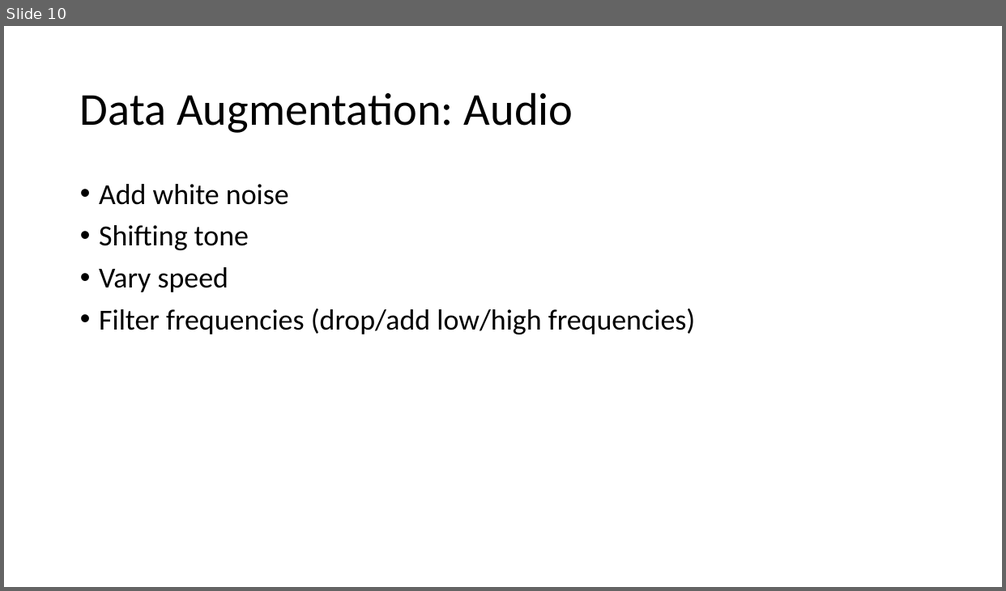
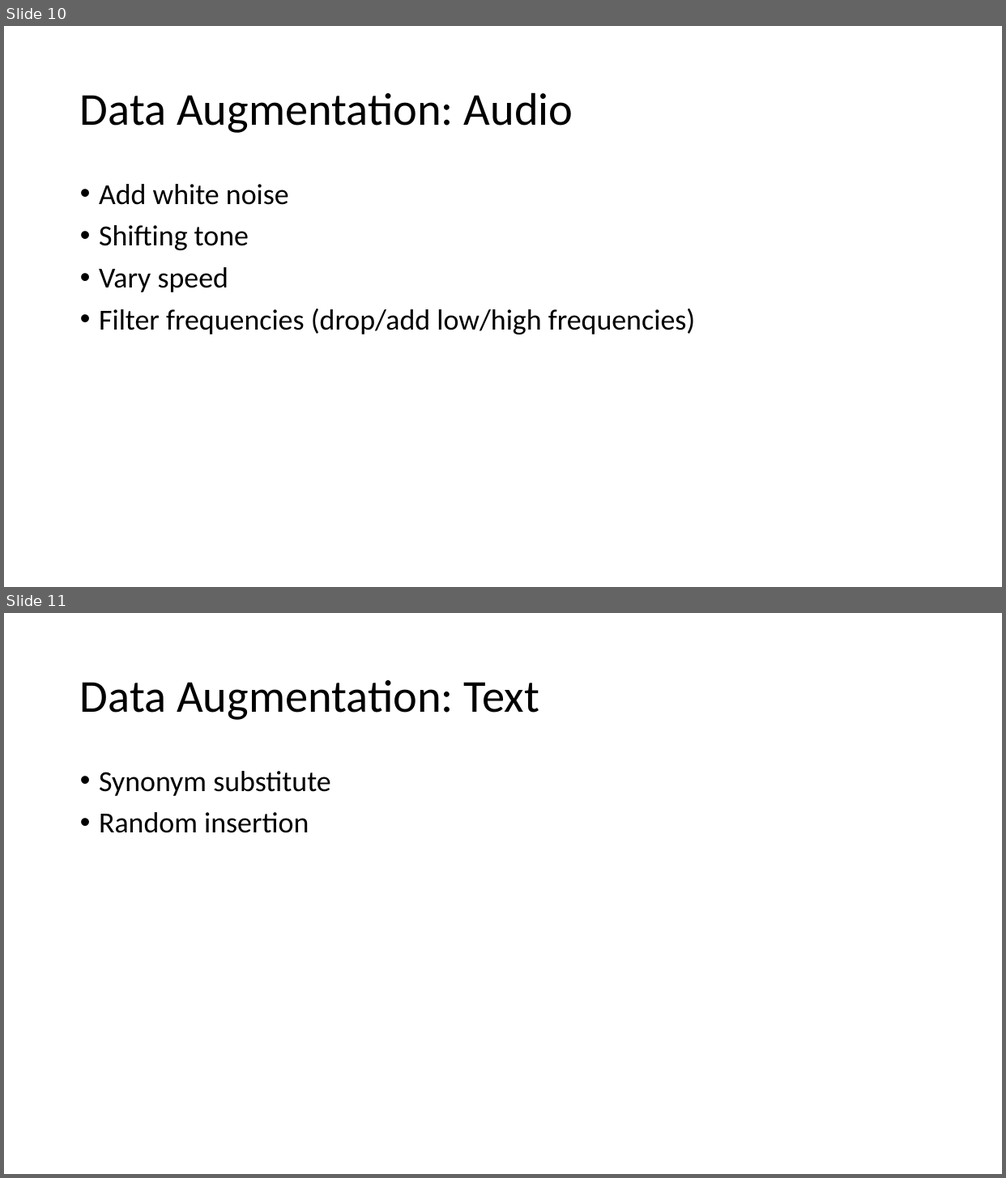
Before and after one commit to MICS-Lab/DeepLearningCourse, a slide deck: Slides_6.pptx. Shown one above the other, each under a label of ours: slide 10 before the commit, slides 10 and 11 after it. The pictures are 1006x591 and 1006x1178 pixels, drawn with LibreOffice and Linux fonts; fonts in the diff are those of the drawing. Boxes give left, top, right and bottom in pixels: in the first picture for what was removed or moved away, otherwise in the second. Text is boxed around its words. In the diff, an @@ line names an element or a change of style, - is before the commit and + after.

Commit message:
added text data augmentation

```diff
--- a/Slides_6.pptx
+++ b/Slides_6.pptx
@@ slide 11 added at <box>4,613,1002,1174</box>, background #FFFFFF @@
@@ title added at <box>80,680,539,720</box>, 44 pt, text #000000 @@
+Data Augmentation: Text
@@ text added at <box>99,771,331,833</box>, 28 pt, text #000000 @@
+• Synonym substitute
+• Random insertion
```
